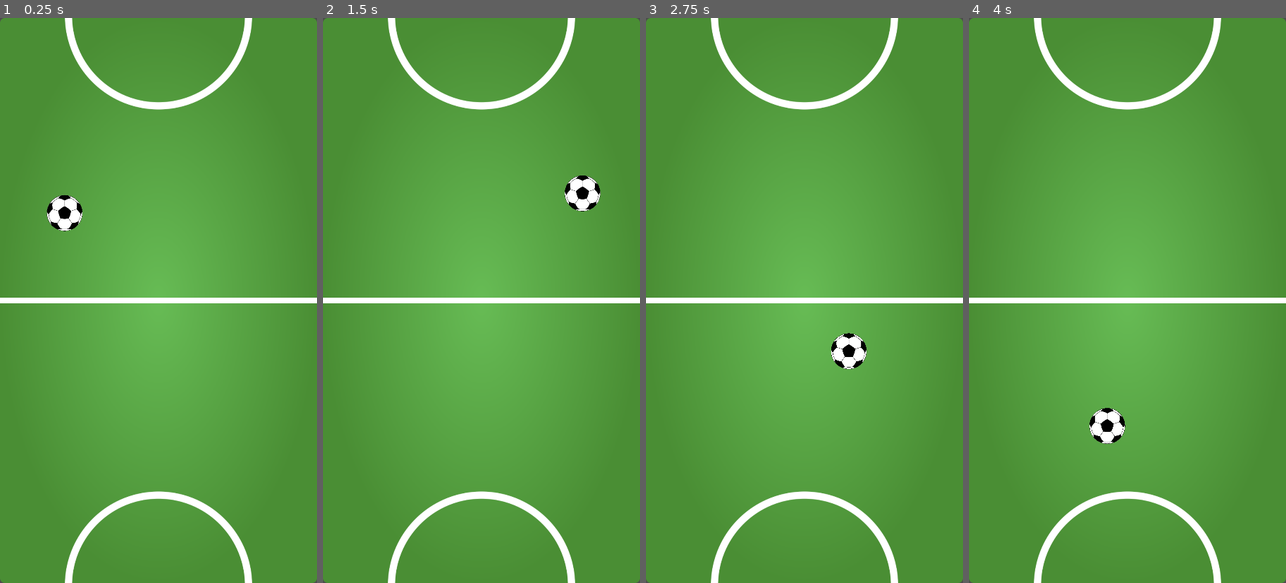
Above: before the commit, frames 1-4 (left to right).
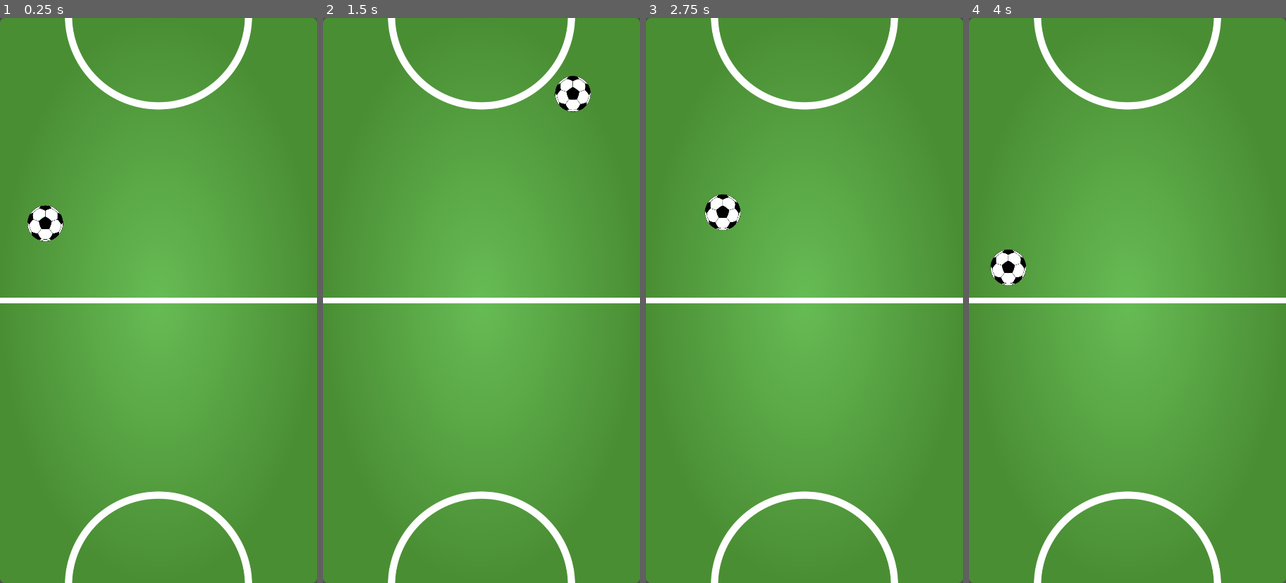
Above: after the commit, the same moments.

Repository: luiz734/godot-multiplayer-soccer
Game: Godot game, scene res://game.tscn
Two runs of this game, one before a commit and one after it. Both use one fixed random seed, a clock stepped at 60 frames per second and the inputs below. This scene is started directly instead of the project's main scene.
Inputs (mouse positions are in pixels of both pictures, inside the frame that each line leads up to):
- Up to frame 1 (0.25 s): no input
- Up to frame 2 (1.5 s): move the mouse to (551, 272) at 0.52 s; press the mouse at (551, 272) at 0.53 s; move the mouse to (418, 328) at 1.27 s; release the mouse at (418, 328) at 1.28 s; click (418, 328) at 1.35 s
- Up to frame 3 (2.75 s): move the mouse to (836, 176) at 2.02 s; press the mouse at (836, 176) at 2.03 s
- Up to frame 4 (4 s): move the mouse to (1111, 413) at 2.77 s; release the mouse at (1111, 413) at 2.78 s; click (1111, 413) at 2.85 s; move the mouse to (1222, 385) at 3.52 s; press the mouse at (1222, 385) at 3.53 s

The runs differ from the first frame. In frame 1, 0.9% of the frame differs, in the area x 8-26%, y 31-40%; in frame 2, 1.1%, in the area x 73-88%, y 10-35%; in frame 3, 1.1%; in frame 4, 1.1%.

Commit message:
Add score (goals)

Diff:
--- a/game.gd
+++ b/game.gd
@@ -6,10 +6,17 @@
 @onready var player_prefab: PackedScene = preload("res://player.tscn")
 @onready var hockey_puck_prefab: PackedScene = preload("res://hockey_puck.tscn")
 @onready var win_size = get_window().size
+@onready var score_manager: ScoreManager = %ScoreManager
 
 var players = []
+var puck
 
 func _ready():
+    randomize()
+    score_manager.score.connect(func():
+        puck.position = puck_pos.position
+        puck.reset()
+    )
     for pid in Globals.players:
         var new_player = player_prefab.instantiate()
         players.push_back(new_player)
@@ -17,7 +24,7 @@
         new_player.self_modulate = Color(randf(), randf(), randf())
         add_child(new_player)
 
-    var puck = hockey_puck_prefab.instantiate()
+    puck = hockey_puck_prefab.instantiate()
     puck.position = puck_pos.position
     add_child(puck)
 
--- a/game.tscn
+++ b/game.tscn
@@ -1,7 +1,9 @@
-[gd_scene load_steps=6 format=3 uid="uid://cmdgeqsvqgd1"]
+[gd_scene load_steps=13 format=3 uid="uid://cmdgeqsvqgd1"]
 
 [ext_resource type="Script" path="res://game.gd" id="1_mrbiw"]
 [ext_resource type="Texture2D" uid="uid://ck732lg0rvfm7" path="res://assets/field.png" id="2_bddt1"]
+[ext_resource type="Script" path="res://score_manager.gd" id="3_nf5vr"]
+[ext_resource type="FontFile" uid="uid://p42yca6ye8pg" path="res://fonts/fffforwad.ttf" id="4_gm53h"]
 
 [sub_resource type="RectangleShape2D" id="RectangleShape2D_itqn6"]
 size = Vector2(200, 2000)
@@ -10,7 +12,22 @@
 size = Vector2(200, 2000)
 
 [sub_resource type="RectangleShape2D" id="RectangleShape2D_j6w2p"]
-size = Vector2(1200, 200)
+size = Vector2(600, 200)
+
+[sub_resource type="RectangleShape2D" id="RectangleShape2D_na7gs"]
+size = Vector2(600, 200)
+
+[sub_resource type="RectangleShape2D" id="RectangleShape2D_dkv4p"]
+size = Vector2(600, 200)
+
+[sub_resource type="RectangleShape2D" id="RectangleShape2D_yblq0"]
+size = Vector2(600, 200)
+
+[sub_resource type="RectangleShape2D" id="RectangleShape2D_w0171"]
+size = Vector2(570, 200)
+
+[sub_resource type="RectangleShape2D" id="RectangleShape2D_83p3w"]
+size = Vector2(570, 200)
 
 [node name="Game" type="Node2D"]
 script = ExtResource("1_mrbiw")
@@ -27,7 +44,7 @@
 
 [node name="PuckPos" type="Node2D" parent="SpawnPositions"]
 unique_name_in_owner = true
-position = Vector2(525, 1016)
+position = Vector2(540, 960)
 
 [node name="Walls" type="Node2D" parent="."]
 
@@ -49,24 +66,107 @@
 shape = SubResource("RectangleShape2D_rmeec")
 metadata/_edit_lock_ = true
 
-[node name="WallTop" type="StaticBody2D" parent="Walls"]
-position = Vector2(540, -100)
+[node name="WallTopLeft" type="StaticBody2D" parent="Walls"]
+position = Vector2(-60, -100)
 collision_layer = 4
 collision_mask = 2
 
-[node name="CollisionShape2D" type="CollisionShape2D" parent="Walls/WallTop"]
+[node name="CollisionShape2D" type="CollisionShape2D" parent="Walls/WallTopLeft"]
 shape = SubResource("RectangleShape2D_j6w2p")
 metadata/_edit_lock_ = true
 
-[node name="WallBottom" type="StaticBody2D" parent="Walls"]
-position = Vector2(540, 2020)
+[node name="WallTopRight" type="StaticBody2D" parent="Walls"]
+position = Vector2(1140, -100)
 collision_layer = 4
 collision_mask = 2
 
-[node name="CollisionShape2D" type="CollisionShape2D" parent="Walls/WallBottom"]
-shape = SubResource("RectangleShape2D_j6w2p")
+[node name="CollisionShape2D" type="CollisionShape2D" parent="Walls/WallTopRight"]
+shape = SubResource("RectangleShape2D_na7gs")
+metadata/_edit_lock_ = true
+
+[node name="WallBottomLeft" type="StaticBody2D" parent="Walls"]
+position = Vector2(-60, 2020)
+collision_layer = 4
+collision_mask = 2
+
+[node name="CollisionShape2D" type="CollisionShape2D" parent="Walls/WallBottomLeft"]
+shape = SubResource("RectangleShape2D_dkv4p")
+metadata/_edit_lock_ = true
+
+[node name="WallBottomRight" type="StaticBody2D" parent="Walls"]
+position = Vector2(1140, 2020)
+collision_layer = 4
+collision_mask = 2
+
+[node name="CollisionShape2D" type="CollisionShape2D" parent="Walls/WallBottomRight"]
+shape = SubResource("RectangleShape2D_yblq0")
 metadata/_edit_lock_ = true
 
 [node name="Sprite2D" type="Sprite2D" parent="."]
 position = Vector2(540, 960)
 texture = ExtResource("2_bddt1")
+
+[node name="ScoreManager" type="Node2D" parent="."]
+unique_name_in_owner = true
+script = ExtResource("3_nf5vr")
+
+[node name="PlayerOneGoal" type="Area2D" parent="ScoreManager"]
+unique_name_in_owner = true
+position = Vector2(540, -195)
+collision_layer = 4
+collision_mask = 2
+
+[node name="CollisionShape2D" type="CollisionShape2D" parent="ScoreManager/PlayerOneGoal"]
+position = Vector2(2, 0)
+scale = Vector2(1, 0.994084)
+shape = SubResource("RectangleShape2D_w0171")
+debug_color = Color(0.909298, 0.000110701, 0.733849, 0.42)
+
+[node name="PlayerTwoGoal" type="Area2D" parent="ScoreManager"]
+unique_name_in_owner = true
+position = Vector2(540, 2125)
+collision_layer = 4
+collision_mask = 2
+
+[node name="CollisionShape2D" type="CollisionShape2D" parent="ScoreManager/PlayerTwoGoal"]
+position = Vector2(2, 0)
+scale = Vector2(1, 0.994084)
+shape = SubResource("RectangleShape2D_83p3w")
+debug_color = Color(0.909298, 0.000110701, 0.733849, 0.42)
+
+[node name="GoalLabel" type="Node2D" parent="ScoreManager"]
+unique_name_in_owner = true
+z_index = 10
+position = Vector2(1464, 980)
+
+[node name="GoalLabel" type="Label" parent="ScoreManager/GoalLabel"]
+anchors_preset = 8
+anchor_left = 0.5
+anchor_top = 0.5
+anchor_right = 0.5
+anchor_bottom = 0.5
+offset_left = -290.5
+offset_top = -103.5
+offset_right = 290.5
+offset_bottom = 103.5
+grow_horizontal = 2
+grow_vertical = 2
+theme_override_colors/font_color = Color(1, 1, 1, 1)
+theme_override_colors/font_outline_color = Color(0, 0, 0, 1)
+theme_override_constants/outline_size = 80
+theme_override_fonts/font = ExtResource("4_gm53h")
+theme_override_font_sizes/font_size = 150
+text = "Goal!!!"
+metadata/_edit_lock_ = true
+
+[node name="TweenPosStart" type="Node2D" parent="ScoreManager"]
+unique_name_in_owner = true
+position = Vector2(1494, 960)
+
+[node name="TweenPosMid" type="Node2D" parent="ScoreManager"]
+unique_name_in_owner = true
+position = Vector2(540, 960)
+
+[node name="TweenPosEnd" type="Node2D" parent="ScoreManager"]
+unique_name_in_owner = true
+position = Vector2(-475, 960)
--- a/hockey_puck.gd
+++ b/hockey_puck.gd
@@ -10,10 +10,13 @@
 
 var peer_id: int = 1
 
-func _ready():
+func reset():
     multiplayer_sync.set_multiplayer_authority(peer_id)
     velocity = -Vector2(randf(), randf())
     velocity = velocity.normalized() * IMPULSE_FORCE
+
+func _ready():
+    reset()
 
 func _physics_process(delta):
     if not multiplayer_sync.get_multiplayer_authority() == multiplayer.get_unique_id():
--- a/hockey_puck.tscn
+++ b/hockey_puck.tscn
@@ -14,6 +14,7 @@
 [node name="HockeyPuck" type="CharacterBody2D"]
 collision_layer = 2
 collision_mask = 5
+motion_mode = 1
 script = ExtResource("1_btja8")
 
 [node name="Sprite2D" type="Sprite2D" parent="."]
--- /dev/null
+++ b/score_manager.gd
@@ -0,0 +1,50 @@
+extends Node2D
+class_name ScoreManager
+
+signal player_one_score
+signal player_two_score
+signal score
+
+@onready var player_one_goal: Area2D = %PlayerOneGoal
+@onready var player_two_goal: Area2D = %PlayerTwoGoal
+@onready var tween_start_pos: Node2D = %TweenPosStart
+@onready var tween_middle_pos: Node2D = %TweenPosMid
+@onready var tween_end_pos: Node2D = %TweenPosEnd
+@onready var goal_label: Node2D = %GoalLabel
+
+var p1_goals: int = 0
+var p2_goals: int = 0
+
+func _ready():
+    player_one_goal.body_entered.connect(on_player_one_score)
+    player_two_goal.body_entered.connect(on_player_two_score)
+    #animate_goal()
+
+func on_player_one_score(body):
+    p1_goals += 1
+    await animate_goal()
+    score.emit()
+    print_debug("goal p1")
+
+func on_player_two_score(body):
+    p2_goals += 1
+    await animate_goal()
+    score.emit()
+    print_debug("goal p2")
+
+func animate_goal():
+    var tween := get_tree().create_tween()
+    tween.set_ease(Tween.EASE_OUT).set_trans(Tween.TRANS_EXPO)
+    tween.tween_property(goal_label, "position", tween_middle_pos.position, 1.0)
+    await tween.finished
+
+    var tween2 := get_tree().create_tween()
+    tween2.set_ease(Tween.EASE_OUT).set_trans(Tween.TRANS_EXPO)
+    tween2.tween_property(goal_label, "position", tween_end_pos.position, 1.0)
+    await tween2.finished
+
+    goal_label.position = tween_start_pos.position
+
+
+func _process(delta):
+    pass
